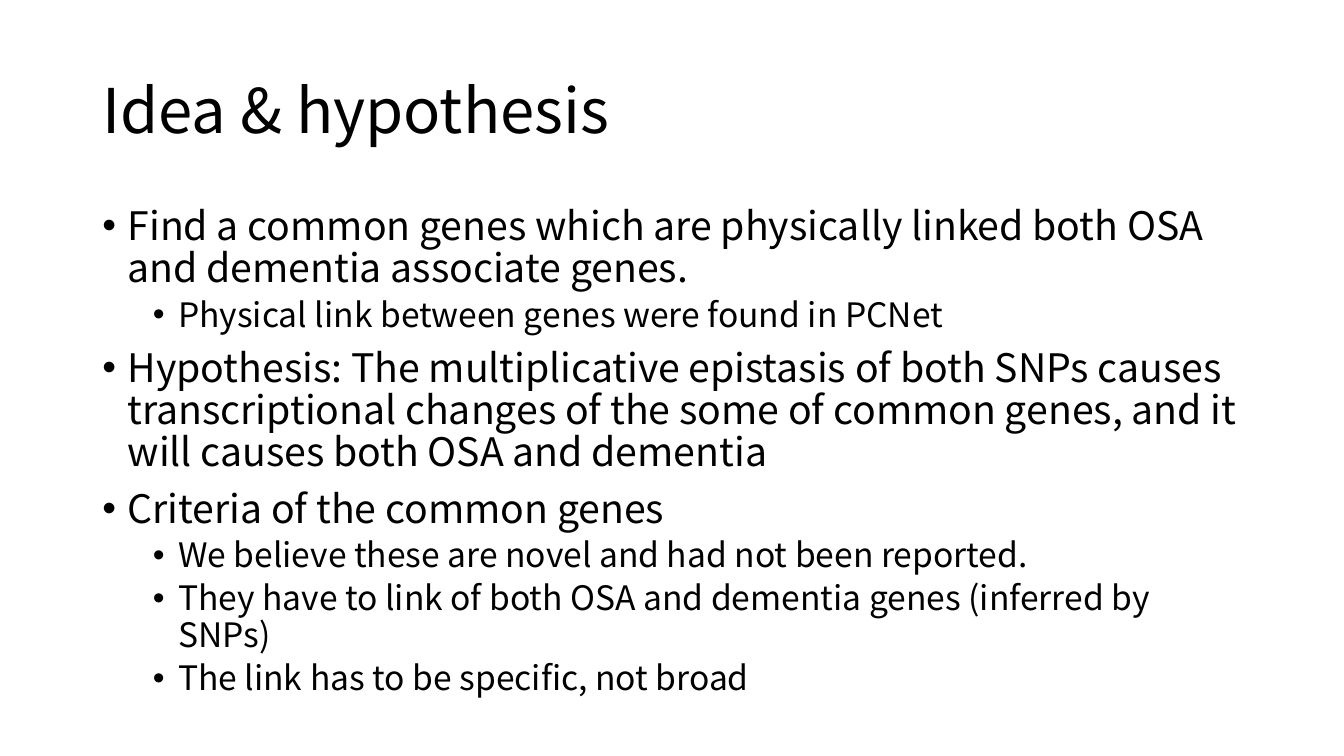
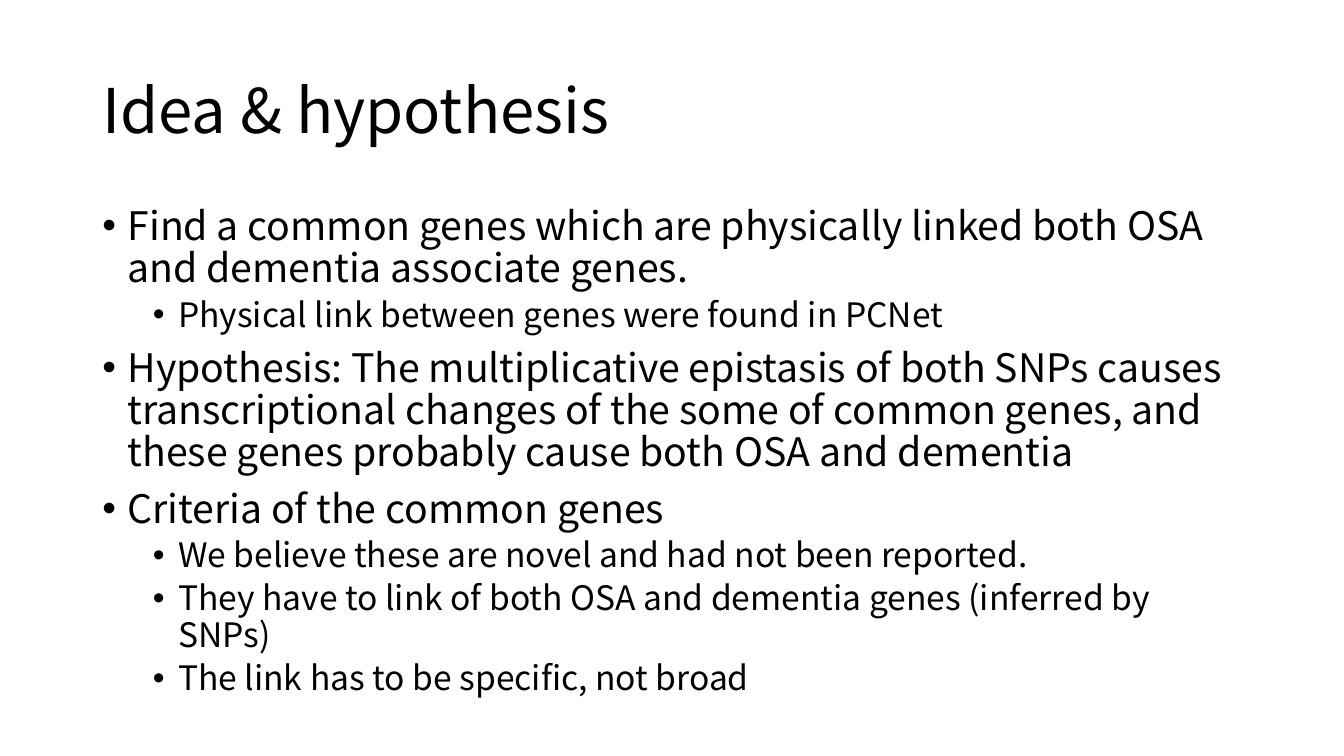
Before and after one commit to hyunhwaj/NICD, a slide deck: slide 1 of results/March12.pptx. Drawn at 1344x756 pixels with LibreOffice and Linux fonts; fonts in the diff are those of the drawing. Boxes give left, top, right and bottom in pixels: in the first picture for what was removed or moved away, otherwise in the second. Text is boxed around its words. In the diff, an @@ line names an element or a change of style, - is before the commit and + after.

```diff
--- a/results/March12.pptx
+++ b/results/March12.pptx
@@ text at [128,350,1222,476]: text changed @@
-• Hypothesis: The multiplicative epistasis of both SNPs causes transcriptional changes of the some of common genes, and it will causes both OSA and dementia
+• Hypothesis: The multiplicative epistasis of both SNPs causes transcriptional changes of the some of common genes, and these genes probably cause both OSA and dementia
```
Also in this commit, not shown: 4 other files.
